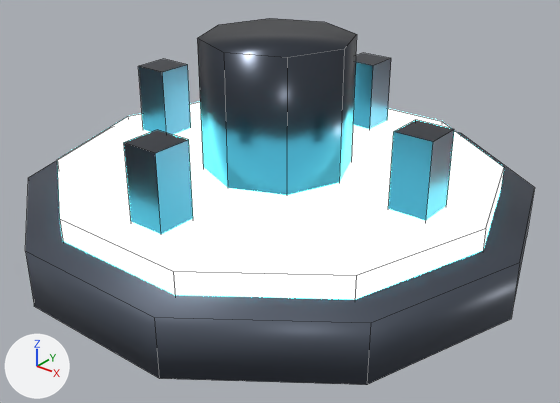
One commit to the Blender file assets/source/pickup_pedestal.blend: the scene before it, then after it.
Before and after are seen from a 50 mm lens placed at (0.964, -1.198, 0.819), pointed at (0.039, -0.042, 0.102). Every picture has the same lights, and +X, +Y and +Z are marked at lower left. The first picture is the older version. Mesh edges are drawn as thin lines.

The first picture shows 'pickup_pedestal'.
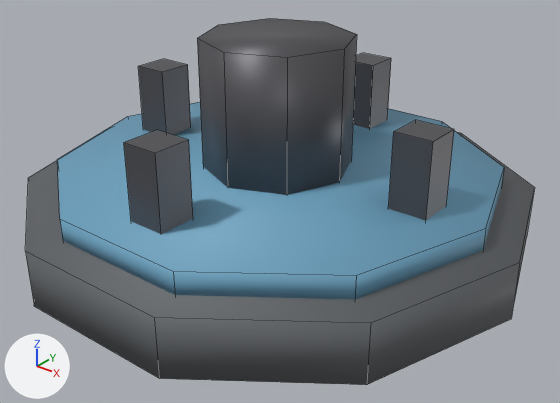
Where the change shows, as pixel boxes [x1, y1, x2, y2] in the pictures (560 x 403 px):
'pickup_pedestal', surface changed, recoloured
    both: [25, 33, 533, 385]

What changed in the scene script:
```text
Change mat_ns_body_dark:
    mat_ns_body_dark.metallic: 0.66 -> 0.18
    mat_ns_body_dark.roughness: 0.42 -> 0.62
Change mat_ns_energy_cyan:
    mat_ns_energy_cyan.base_color: (0.05, 0.55, 0.7) -> (0.16, 0.38, 0.55)  # cyan #3fc4da -> blue #6fa6c4
    remove mat_ns_energy_cyan.emission_color = (0.17, 0.91, 1.0)  # cyan #73f5ff
    remove mat_ns_energy_cyan.emission_strength = 6.0
Change mat_ns_trim:
    mat_ns_trim.base_color: (0.06, 0.07, 0.09) -> (0.09, 0.09, 0.1)  # greyish blue #454b55 -> dark grey #555559
    mat_ns_trim.metallic: 0.85 -> 0.3
    mat_ns_trim.roughness: 0.28 -> 0.44
```
